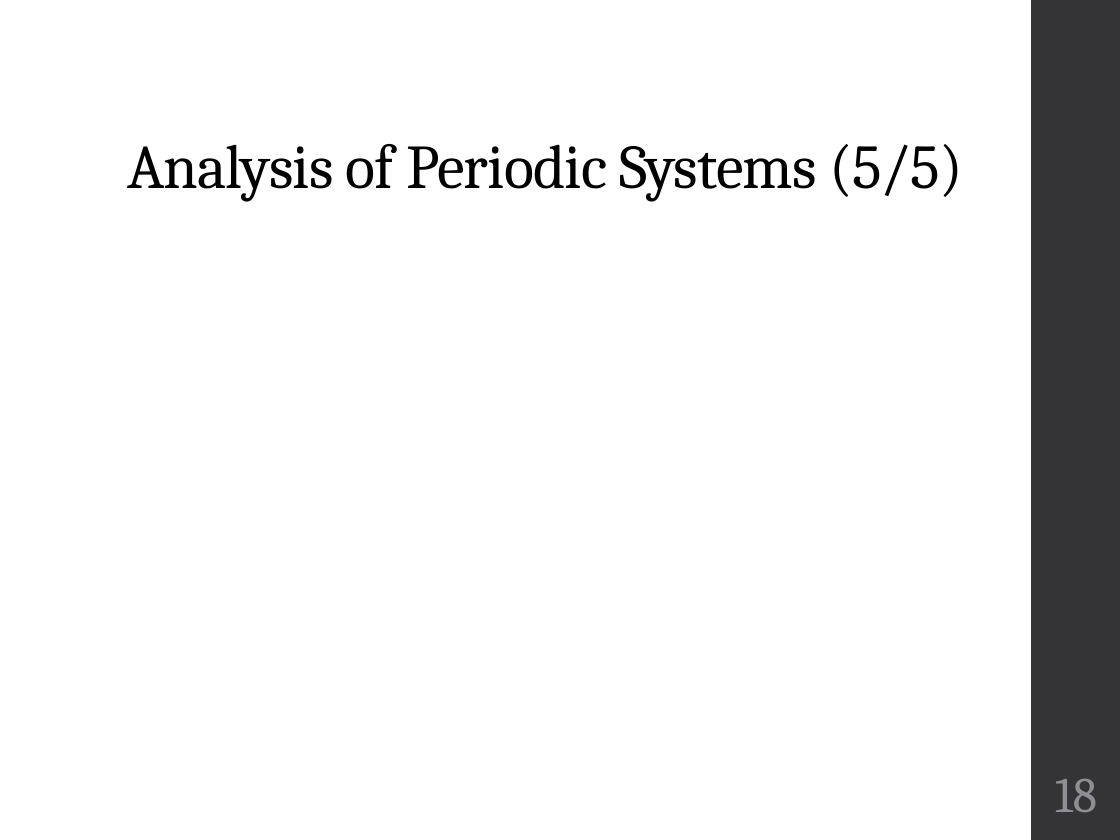
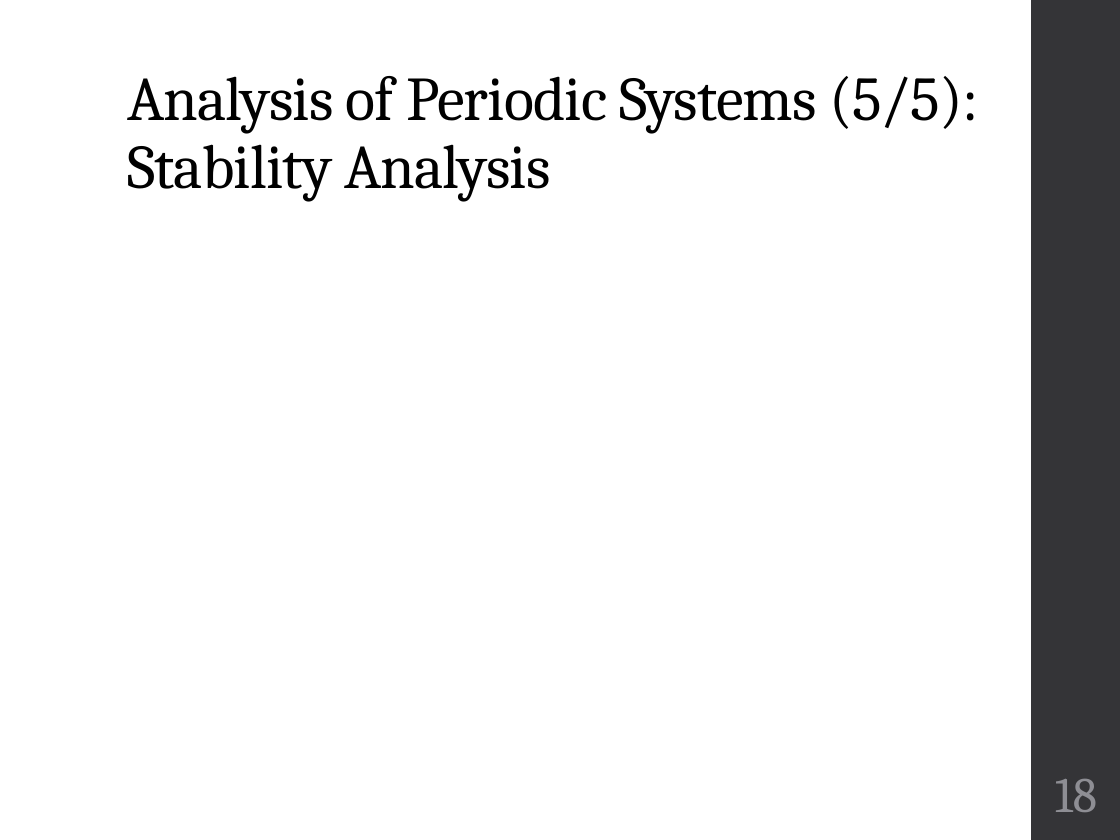
Before and after one commit to finger563/cbsat, a slide deck: slide 18 of thesis/Defense.pptx. Drawn at 1120x840 pixels with LibreOffice and Linux fonts; fonts in the diff are those of the drawing; grey boxes stand for pictures. Boxes give left, top, right and bottom in pixels: in the first picture for what was removed or moved away, otherwise in the second. Text is boxed around its words. In the diff, an @@ line names an element or a change of style, - is before the commit and + after.

Commit message:
finished off periodic analysis and updated some figures.

```diff
--- a/thesis/Defense.pptx
+++ b/thesis/Defense.pptx
@@ title at (127, 76, 978, 202): text changed @@
-Analysis of Periodic Systems (5/5)
+Analysis of Periodic Systems (5/5): Stability Analysis
```
Also in this commit, not shown: 5 other slides changed.
